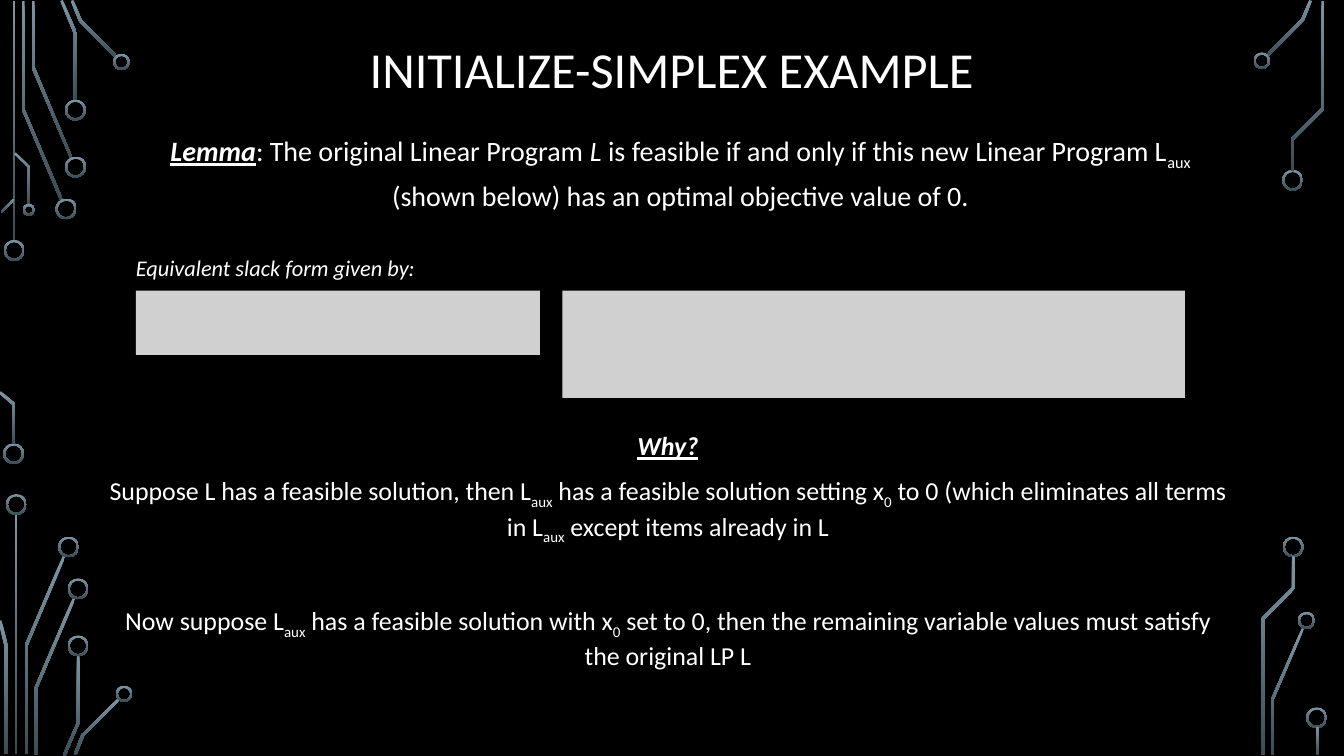
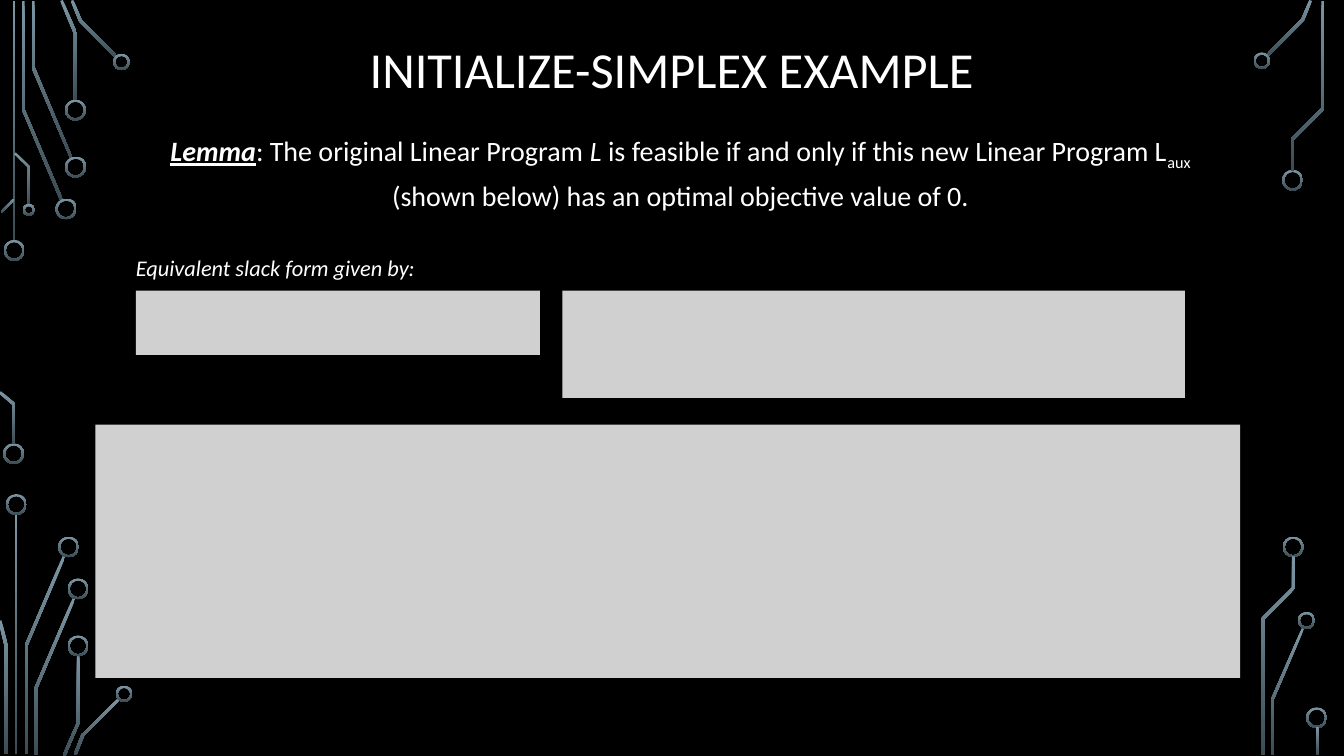
Before and after one commit to markfloryan/advAlgo, a slide deck: slide 24 of slides/LinearProgramming-part2-Simplex.pptx. Drawn at 1344x756 pixels with LibreOffice and Linux fonts; fonts in the diff are those of the drawing; grey boxes stand for pictures; background and template pictures are left out. Boxes give left, top, right and bottom in pixels: in the first picture for what was removed or moved away, otherwise in the second. Text is boxed around its words. In the diff, an @@ line names an element or a change of style, - is before the commit and + after.

Commit message:
small slide fixes

```diff
--- a/slides/LinearProgramming-part2-Simplex.pptx
+++ b/slides/LinearProgramming-part2-Simplex.pptx
@@ picture added at (x1=96, y1=424, x2=1241, y2=678) @@
@@ text removed at (x1=110, y1=436, x2=1226, y2=670) @@
-Why?
-Suppose L has a feasible solution, then Laux has a feasible solution setting x0 to 0 (which eliminates all terms in Laux except items already in L
-Now suppose Laux has a feasible solution with x0 set to 0, then the remaining variable values must satisfy the original LP L
```
Also in this commit, not shown: 1 other file.
